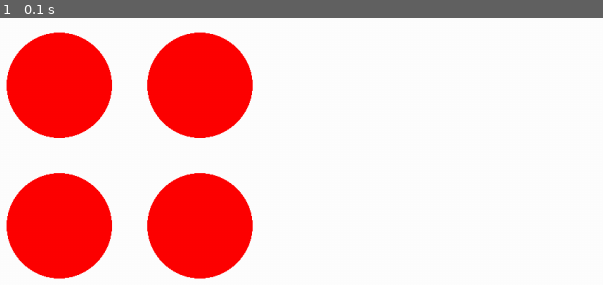
Above: before the commit, frame 1.
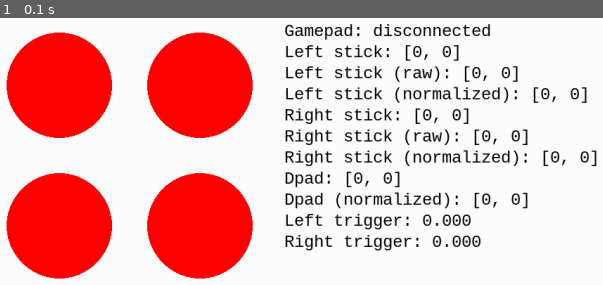
Above: after the commit, the same moment.

Repository: JustASideQuestNPC/pygame-platformer
Game: pygame game, started from main.py
Same seed, same stepped clock (60 frames per second), same inputs: the game is played once before the commit and once after it.
Inputs:
- Up to frame 1 (0.1 s): no input

The runs differ from the first frame. In frame 1, 7.3% of the frame differs, in the area x 47-100%, y 2-88%.

Commit message:
added gamepad

Diff:
--- a/main.py
+++ b/main.py
@@ -3,6 +3,7 @@
 import pygame
 
 import src.engine.input as input
+from src.engine.gamepad import Gamepad, GpAxis, GpButton, GpThumbstick
 
 # get configs
 config = ConfigParser()
@@ -36,10 +37,12 @@
     mode='press',
     chord=True
 )
+gamepad = Gamepad()
 
 # misc. variables
 dt: float = 0
 """ The time between the last two frames, in seconds. """
+debug_font = pygame.font.SysFont('monospace', 24)
 
 # main game loop
 running = True
@@ -50,6 +53,8 @@
         # x button or alt+f4 pressed
         if event.type == pygame.QUIT:
             running = False
+        # this does nothing if the event isn't a joystick event
+        Gamepad.update_connected(event)
 
     input.update(dt)
 
@@ -68,7 +73,39 @@
     c = '#00ff00' if input.active('press chord') else '#ff0000'
     pygame.draw.circle(screen, c, (300, 300), 75)
 
-    # blit to the screen
+    left_stick = gamepad.stick_pos(GpThumbstick.LEFT)
+    left_stick_raw = gamepad.stick_pos(GpThumbstick.LEFT, True)
+    left_stick_norm = gamepad.stick_vector(GpThumbstick.LEFT)
+
+    right_stick = gamepad.stick_pos(GpThumbstick.RIGHT)
+    right_stick_raw = gamepad.stick_pos(GpThumbstick.RIGHT, True)
+    right_stick_norm = gamepad.stick_vector(GpThumbstick.RIGHT)
+
+    dpad = gamepad.stick_pos(GpThumbstick.DPAD)
+    dpad_norm = gamepad.stick_vector(GpThumbstick.DPAD)
+
+    left_trigger = gamepad.axis_value(GpAxis.LEFT_TRIGGER)
+
+    right_trigger = gamepad.axis_value(GpAxis.RIGHT_TRIGGER)
+
+    text_lines: list[str] = [
+        f'Gamepad: {"connected" if gamepad.connected() else "disconnected"}',
+        f'Left stick: {left_stick}',
+        f'Left stick (raw): {left_stick_raw}',
+        f'Left stick (normalized): {left_stick_norm}',
+        f'Right stick: {right_stick}',
+        f'Right stick (raw): {right_stick_raw}',
+        f'Right stick (normalized): {right_stick_norm}',
+        f'Dpad: {dpad}',
+        f'Dpad (normalized): {dpad_norm}',
+        f'Left trigger: {left_trigger:.3f}',
+        f'Right trigger: {right_trigger:.3f}',
+    ]
+
+    for [i, line] in enumerate(text_lines):
+        screen.blit(debug_font.render(line, 1, "#000000", "#ffffff"), (420, i * 30 + 10))
+
+    # display onscreen
     pygame.display.flip()
 
 pygame.quit()
--- /dev/null
+++ b/src/engine/gamepad.py
@@ -0,0 +1,274 @@
+from typing import Self
+from enum import IntEnum
+
+import pygame
+
+class GpAxis(IntEnum):
+    """ An axis on the gamepad. """
+    LEFT_STICK_X = 0
+    LEFT_STICK_Y = 1
+    RIGHT_STICK_X = 2
+    RIGHT_STICK_Y = 3
+    LEFT_TRIGGER = 4
+    """ L2 on Playstation controllers. """
+    RIGHT_TRIGGER = 5
+    """ R2 on Playstation controllers. """
+    DPAD_X = 6
+    DPAD_Y = 7
+
+class GpButton(IntEnum):
+    """ A button on the gamepad. """
+    A = 0
+    """ X on Playstation controllers. """
+    B = 1
+    """ Circle on Playstation controllers. """
+    X = 2
+    """ Square on Playstation controllers. """
+    Y = 3
+    """ Triangle on Playstation controllers. """
+    LEFT_BUMPER = 4
+    """ L1 on Playstation controllers. """
+    RIGHT_BUMPER = 5
+    """ R1 on Playstation controllers. """
+    BACK = 6
+    """ Share on Playstation controllers. """
+    START = 7
+    """ Options on Playstation controllers. """
+    LEFT_STICK_CLICK = 8
+    """ L3 on Playstation controllers. """
+    RIGHT_STICK_CLICK = 9
+    """ R3 on Playstation controllers. """
+    GUIDE = 10
+    """ PS Logo on Playstation controllers. """
+    LEFT_TRIGGER = 11
+    """
+    L2 on Playstation controllers. This is a "soft pull" and activates if the trigger is at least
+    30% pulled.
+    """
+    RIGHT_TRIGGER = 12
+    """
+    R2 on Playstation controllers. This is a "soft pull" and activates if the trigger is at least
+    30% pulled.
+    """
+    LEFT_TRIGGER_FULL_PULL = 13
+    """
+    L2 on Playstation controllers. This is a "full pull" and activates if the trigger is at least
+    95% pulled.
+    """
+    RIGHT_TRIGGER_FULL_PULL = 14
+    """
+    R2 on Playstation controllers. This is a "full pull" and activates if the trigger is at least
+    95% pulled.
+    """
+
+class GpThumbstick(IntEnum):
+    """ A thumbstick on the gamepad. """
+    LEFT = 0
+    RIGHT = 1
+    DPAD = 2
+
+def _apply_deadzone(value: float, inner: float, outer: float) -> float:
+    """
+    Applies deadzone to an analog input. Both the input and output are between 0 and 1.
+
+    Parameters:
+        inner (float):
+            Input values closer to 0 than this will be snapped to 0. Must be >= 0.
+        outer (float):
+            Input values closer to -1 or 1 than this will be snapped to -1 or 1 respectively. Must
+            be >= 0.
+    """
+    outer = 1 - outer # makes the math easier
+
+    magnitude = abs(value)
+    sign = 1 if value >= 0 else -1
+
+    if magnitude < inner:
+        return 0.0
+    elif magnitude > outer:
+        return sign * 1.0
+    else:
+        scaled = (magnitude - inner) / (outer - inner)
+        return sign * scaled
+
+class Gamepad:
+    """
+    A gamepad. Guaranteed support for Xbox 360 controllers. Probable support for other Xbox
+    controllers. No support for Playstation or Nintendo controllers.
+    """
+
+    # static variables
+    _active_joystick_ids: list[int] = []
+    """
+    **[Static]**The ids of every joystick that is currently being used by a Gamepad instance. Used
+    to prevent multiple instances from trying to use the same joystick.
+    """
+    _instance_list: list[Self] = []
+    """
+    **[Static]**References to active gamepads; used to update all instances at once.
+    """
+
+    deadzone_inner: float = 0.1
+    """
+    **[Static]** Inner joystick deadzone. Joystick axis values closer to 0 than this will be snapped
+    to 0. No effect on triggers.
+    """
+    deadzone_outer: float = 0.05
+    """
+    **[Static]** Outer joystick deadzone. Joystick axis values closer to -1 or 1 than this will be
+    snapped to -1 or 1 respectively. No effect on triggers.
+    """
+
+    # instance variables
+    _pg_joystick: pygame.joystick.JoystickType
+    """ The actual pygame joystick. """
+
+    # static methods
+    @staticmethod
+    def update_connected(event: pygame.event.Event):
+        """
+        Updates all `Gamepad` instances when a `JOYDEVICEADDED` or `JOYDEVICEREMOVED` event occurs.
+        Does nothing (and is safe to call) if the event is not one of those events.
+        """
+        if event.type == pygame.JOYDEVICEADDED or event.type == pygame.JOYDEVICEREMOVED:
+            for instance in Gamepad._instance_list:
+                # only one instance will ever handle the event at once
+                if instance._handle_event(event):
+                    break
+
+    # instance methods
+    def __init__(self):
+        self._pg_joystick = None # start disconnected
+        Gamepad._instance_list.append(self)
+
+    def _handle_event(self, event: pygame.event.Event) -> bool:
+        if self._pg_joystick == None and event.type == pygame.JOYDEVICEADDED:
+            # only connect to xbox controllers (because they're the only supported ones) and make
+            # sure the joystick hasn't already been taken - this *probably* won't ever happen, but
+            # better safe than sorry
+            joystick = pygame.joystick.Joystick(event.device_index)
+            name = joystick.get_name().lower()
+            if event.device_index not in Gamepad._active_joystick_ids and 'xbox' in name:
+                self._pg_joystick = joystick
+                Gamepad._active_joystick_ids.append(event.device_index)
+                print(f'Connected to joystick "{joystick.get_name()}" (id {event.device_index})')
+                return True
+        elif self._pg_joystick != None and event.type == pygame.JOYDEVICEREMOVED:
+            if event.instance_id == self._pg_joystick.get_instance_id():
+                self._pg_joystick = None
+                Gamepad._active_joystick_ids.remove(event.instance_id)
+                print(f'Disconnected from joystick {event.instance_id}')
+                return True
+
+        return False
+
+    def connected(self) -> bool:
+        """ Returns whether the gamepad is connected. """
+        return self._pg_joystick != None
+
+    def button_down(self, button: GpButton) -> bool:
+        """
+        Returns whether a button is currently pressed. If the gamepad is disconnected, this method
+        always returns False.
+        """
+
+        if self._pg_joystick == None:
+            return False
+
+        # triggers are handled seperately because they're fun and quirky and not actually buttons
+        if button == GpButton.LEFT_TRIGGER:
+            return self.axis_value(GpAxis.LEFT_TRIGGER) >= 0.25
+        elif button == GpButton.LEFT_TRIGGER_FULL_PULL:
+            return self.axis_value(GpAxis.LEFT_TRIGGER) >= 0.95
+        elif button == GpButton.RIGHT_TRIGGER:
+            return self.axis_value(GpAxis.RIGHT_TRIGGER) >= 0.25
+        elif button == GpButton.RIGHT_TRIGGER_FULL_PULL:
+            return self.axis_value(GpAxis.RIGHT_TRIGGER) >= 0.95
+        else:
+            return self._pg_joystick.get_button(button)
+
+    def axis_value(self, axis: GpAxis, raw_value: bool=False) -> float:
+        """
+        Returns the value of an analog axis. Joystick axes are between -1 and 1, where -1 is all the
+        way left/up and 1 is all the way right/down. Trigger axes are between 0 and 1, where 1 is a
+        full pull. Dpad axes are -1, 1, or 0, where -1 is left/up and 1 is right/down. If the
+        gamepad is disconnected, this method always returns 0.
+
+        Args:
+            raw_value (bool, default=False):
+                If True, deadzone is not applied to analog axes. Triggers and the dpad never have
+                deadzone applied.
+        """
+
+        if self._pg_joystick == None:
+            return 0
+
+        if axis == GpAxis.DPAD_X:
+            return self._pg_joystick.get_hat(0)[0]
+        elif axis == GpAxis.DPAD_Y:
+            # for some reason, ONLY the dpad y axis is flipped
+            return self._pg_joystick.get_hat(0)[1] * -1
+
+        if axis == GpAxis.LEFT_TRIGGER or axis == GpAxis.RIGHT_TRIGGER:
+            return self._pg_joystick.get_axis(axis) / 2 + 0.5 # all axes are -1 to 1 internally
+        else:
+            if raw_value:
+                return self._pg_joystick.get_axis(axis)
+            else:
+                return _apply_deadzone(self._pg_joystick.get_axis(axis), self.deadzone_inner,
+                                       self.deadzone_outer)
+
+    def stick_pos(self, stick: GpThumbstick, raw_value: bool=False) -> pygame.Vector2:
+        """
+        Returns a `Vector2` with the position of a thumbstick or the dpad. The x and y components
+        are between -1 and 1, where -1 is all the way left/up and 1 is all the way right/down. If
+        the gamepad is disconnected, this method always returns a zero vector.
+
+        Args:
+            raw_value (bool, default=False):
+                If True, deadzone is not applied. No effect on the dpad
+        """
+
+        if stick == GpThumbstick.LEFT:
+            return pygame.Vector2(
+                self.axis_value(GpAxis.LEFT_STICK_X, raw_value),
+                self.axis_value(GpAxis.LEFT_STICK_Y, raw_value)
+            )
+        elif stick == GpThumbstick.RIGHT:
+            return pygame.Vector2(
+                self.axis_value(GpAxis.RIGHT_STICK_X, raw_value),
+                self.axis_value(GpAxis.RIGHT_STICK_Y, raw_value)
+            )
+        else: # stick == GpThumbstick.DPAD
+            return pygame.Vector2(
+                self.axis_value(GpAxis.DPAD_X, raw_value),
+                self.axis_value(GpAxis.DPAD_Y, raw_value)
+            )
+
+    def stick_vector(self, stick: GpThumbstick) -> pygame.Vector2:
+        """
+        Returns a normalized `Vector2` with the position of a thumbstick or the dpad. The x and y
+        components are between -1 and 1, where -1 is all the way left/up and 1 is all the way
+        right/down. If the gamepad is disconnected, this method always returns a zero vector.
+        """
+
+        v: pygame.Vector2 = None
+        if stick == GpThumbstick.LEFT:
+            v = pygame.Vector2(
+                self.axis_value(GpAxis.LEFT_STICK_X),
+                self.axis_value(GpAxis.LEFT_STICK_Y)
+            )
+        elif stick == GpThumbstick.RIGHT:
+            v = pygame.Vector2(
+                self.axis_value(GpAxis.RIGHT_STICK_X),
+                self.axis_value(GpAxis.RIGHT_STICK_Y)
+            )
+        else: # stick == GpThumbstick.DPAD
+            v = pygame.Vector2(
+                self.axis_value(GpAxis.DPAD_X),
+                self.axis_value(GpAxis.DPAD_Y)
+            )
+
+        if v.x != 0 or v.y != 0:
+            return v.normalize()
+        return v
